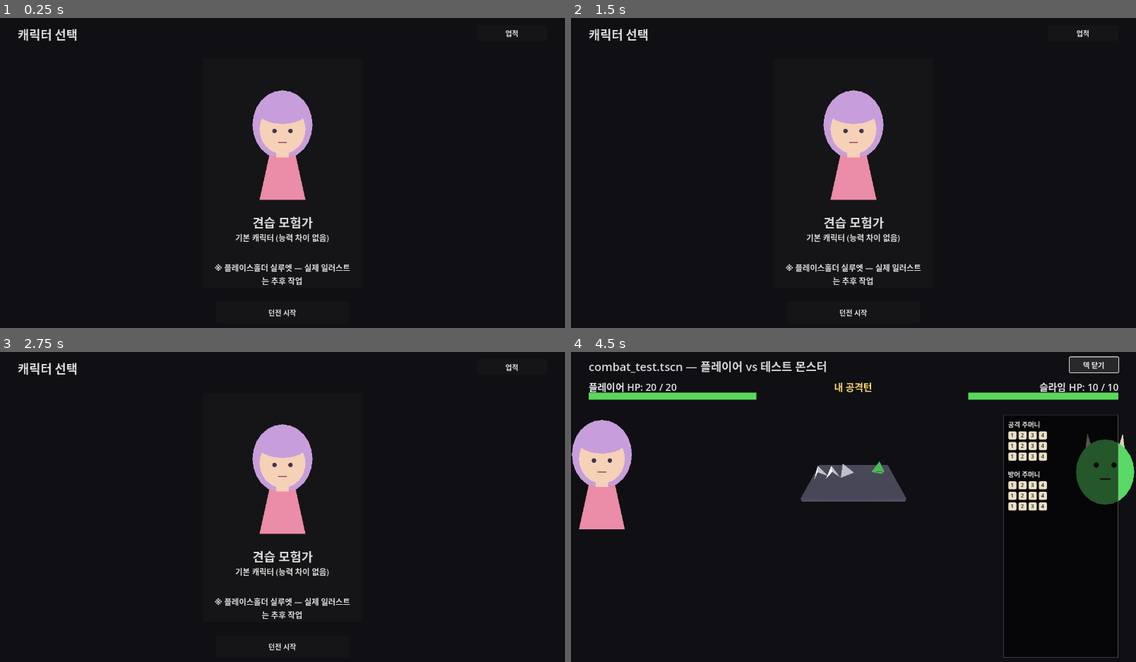
Above: before the commit, frames 1-4 (two rows, left to right).
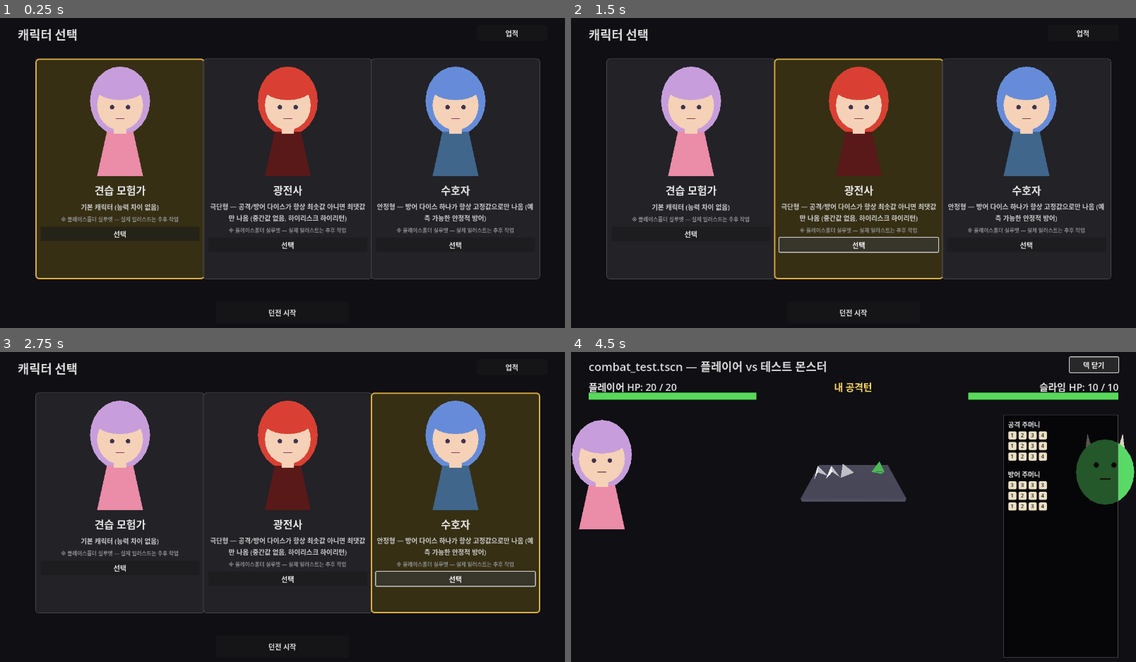
Above: after the commit, the same moments.

Repository: YGseok/ProjectD
Game: Godot game, scene res://code/scenes/character_select.tscn
The game is run twice, just before and just after one commit, with the same random seed, the same clock (stepped at 60 frames per second) and the same inputs.
Inputs (mouse positions are in pixels of both pictures, inside the frame that each line leads up to):
- Up to frame 1 (0.25 s): no input
- Up to frame 2 (1.5 s): click (689, 235) at 0.5 s, where only the run after the commit has a clickable "선택"; click (859, 244) at 1.25 s, where only the run after the commit has a clickable "선택"
- Up to frame 3 (2.75 s): click (457, 578) at 2 s, where only the run after the commit has a clickable "선택"
- Up to frame 4 (4.5 s): click "던전 시작" at 2.75 s; click "전투 방 입장 (1번째 방)" at 3.5 s; click "덱 보기" at 4.25 s

The runs differ from the first frame. In frame 1, 30% of the frame differs, in the area x 6-96%, y 12-87%; in frame 2, 29%; in frame 3, 30%; in frame 4, less than 0.1%.

Commit message:
feat: 플레이어블 캐릭터 3종 선택 도입 ([대형 기획 1] 첫 조각)
INBOX.md [대형 기획 1](캐릭터 4종 추가, 총 5종 중 선택)의 가장 작은 착수
조각으로 캐릭터 선택 화면을 카드 1개("확인")에서 여러 카드 중 하나를
고르는 UI로 확장. 몬스터 다이스 기믹(force_min_max_faces 등)과 같은
API를 재사용해 "광전사"(극단형)/"수호자"(안정형) 2종을 신규 등록하고
기존 "견습 모험가"와 합쳐 3종 중 선택 가능하게 함. RunState.reset_run()에
character_id 인자를 추가해 선택한 캐릭터의 시작 기믹이 새 런마다
재적용되도록 배선. 나머지 2종("폭발형" 등)은 더 큰 턴 로직 변경이
필요해 다음 조각으로 남김.

Co-Authored-By: Claude Sonnet 5 <noreply@anthropic.com>

Diff:
--- a/code/scenes/character_portrait_placeholder.gd
+++ b/code/scenes/character_portrait_placeholder.gd
@@ -8,15 +8,26 @@
 ## INBOX.md 피드백("공방을 주고받을 때는 웃거나 찡그린다", "승리할 때는 즐거워한다",
 ## "패배할 때는 슬퍼하거나 분노한다")을 반영해 표정(expression)에 따라 눈썹/입 모양이
 ## 바뀐다. set_expression()을 호출하면 즉시 다시 그려진다.
+##
+## hair_color/dress_color를 @export로 뺀 것은 [대형 기획 1] 플레이어블 캐릭터 여러
+## 종(character_profiles.gd)을 같은 실루엣 그리기 코드로 색만 다르게 구분하기
+## 위함(2026-09-09 신규) — 실루엣 자체를 새로 그리는 대신 기존 "이쁘장한 여캐"
+## 실루엣의 색 팔레트만 캐릭터별로 바꿔 최소 구분을 준다.
 
 const SKIN_COLOR := Color(0.96, 0.82, 0.72)
-const HAIR_COLOR := Color(0.78, 0.62, 0.86)
-const DRESS_COLOR := Color(0.92, 0.55, 0.66)
 const EYE_COLOR := Color(0.25, 0.2, 0.3)
 const MOUTH_COLOR := Color(0.55, 0.25, 0.3)
 
 ## "neutral" / "happy" / "hurt" / "sad" / "angry"
 @export var expression: String = "neutral"
+@export var hair_color := Color(0.78, 0.62, 0.86)
+@export var dress_color := Color(0.92, 0.55, 0.66)
+
+
+func set_palette(new_hair_color: Color, new_dress_color: Color) -> void:
+	hair_color = new_hair_color
+	dress_color = new_dress_color
+	queue_redraw()
 
 
 func set_expression(new_expression: String) -> void:
@@ -26,17 +37,17 @@
 
 func _draw() -> void:
 	# 머리카락 뒷부분 (얼굴보다 넓은 타원형 블롭)
-	draw_colored_polygon(_ellipse_points(Vector2(0, -30), 68, 78), HAIR_COLOR)
+	draw_colored_polygon(_ellipse_points(Vector2(0, -30), 68, 78), hair_color)
 	# 얼굴 (원)
 	draw_colored_polygon(_ellipse_points(Vector2(0, -20), 52, 56), SKIN_COLOR)
 	# 앞머리 (얼굴 위쪽을 가리는 작은 타원)
-	draw_colored_polygon(_ellipse_points(Vector2(0, -58), 54, 26), HAIR_COLOR)
+	draw_colored_polygon(_ellipse_points(Vector2(0, -58), 54, 26), hair_color)
 	_draw_face(Vector2(-18, -16), Vector2(18, -16), Vector2(0, 6))
 	# 몸통 / 원피스 (사다리꼴)
 	var dress := PackedVector2Array([
 		Vector2(-30, 40), Vector2(30, 40), Vector2(52, 140), Vector2(-52, 140),
 	])
-	draw_colored_polygon(dress, DRESS_COLOR)
+	draw_colored_polygon(dress, dress_color)
 	# 목/어깨 연결부 (피부색 작은 사각형)
 	draw_colored_polygon(PackedVector2Array([
 		Vector2(-14, 30), Vector2(14, 30), Vector2(14, 44), Vector2(-14, 44),
--- a/code/scenes/character_select.gd
+++ b/code/scenes/character_select.gd
@@ -1,31 +1,146 @@
 extends Node2D
-## 캐릭터 선택 화면 (1차 버전).
+## 캐릭터 선택 화면.
 ##
 ## INBOX.md 피드백("던전에 입장하면, 플레이어블 캐릭터를 선택해야한다. 슬더스와
 ## 유사" + "일단은 능력 없는 기본 캐릭터. 이쁘장한 여캐 하나 디자인한다")을 반영한
-## 최소 구현. 실제 일러스트 에셋은 없어서(아트 파이프라인 필요, 사람 확인 대기 —
-## docs/STATUS.md 다음 할 일 큐 참고) 도형으로 조립한 플레이스홀더 실루엣을 대신
-## 보여준다. 능력 차별화가 없는 캐릭터 1종뿐이라 선택지는 하나지만, 나중에 캐릭터가
-## 늘어날 것을 감안해 "카드 하나 + 시작 버튼" 구조로 만들어 둠.
+## 최소 구현에서 시작해, [대형 기획 1]("플레이어블 캐릭터 4종 추가, 총 5종 중 선택
+## 입장", 2026-09-09)의 첫 조각으로 카드 1개("확인")에서 여러 카드 중 하나를 고르는
+## 형태로 확장했다. 실제 캐릭터 정의는 code/systems/character_profiles.gd
+## (CharacterProfiles.PROFILES)에 있고, 이 씬은 그 목록을 카드로 그리고 클릭한
+## 카드를 금테로 강조하는 역할만 한다(achievement_panel.gd의 카드 스타일 패턴을
+## 재사용). 실제 일러스트 에셋은 없어서(아트 파이프라인 필요, 사람 확인 대기) 도형으로
+## 조립한 플레이스홀더 실루엣(character_portrait_placeholder.gd)을 캐릭터별로 색만
+## 바꿔서 보여준다.
 ##
-## 흐름: 이 화면이 project.godot의 main_scene이 됨 -> "던전 시작" 버튼 ->
-## RunState.reset_run()으로 새 런 시작 -> dungeon_map.tscn.
+## 흐름: 이 화면이 project.godot의 main_scene이 됨 -> 카드 클릭으로 캐릭터 선택
+## (기본값: 첫 번째 프로필) -> "던전 시작" 버튼 -> RunState.reset_run(선택한 id)로
+## 새 런 시작 -> dungeon_map.tscn.
 
+const CARD_WIDTH := 360.0
+const CARD_HEIGHT := 500.0
+const CARD_GAP := 20.0
+
+@onready var cards_container: Control = $CardsContainer
 @onready var start_button: Button = $StartButton
 @onready var achievement_button: Button = $AchievementButton
 @onready var achievement_panel: AchievementPanel = $AchievementPanel
+
+var _selected_id: String = CharacterProfiles.PROFILES[0]["id"]
+var _card_panels: Dictionary = {} # id -> PanelContainer (선택 강조 갱신용)
 
 
 func _ready() -> void:
 	start_button.pressed.connect(_on_start_pressed)
 	achievement_button.pressed.connect(_on_achievement_pressed)
+	_build_cards()
+
+
+func _build_cards() -> void:
+	for c in cards_container.get_children():
+		c.queue_free()
+	_card_panels.clear()
+
+	var count := CharacterProfiles.PROFILES.size()
+	var total_width := count * CARD_WIDTH + (count - 1) * CARD_GAP
+	var start_x := (1280.0 - total_width) / 2.0
+
+	for i in count:
+		var profile: Dictionary = CharacterProfiles.PROFILES[i]
+		var card := _make_card(profile)
+		card.position = Vector2(start_x + i * (CARD_WIDTH + CARD_GAP), 0)
+		cards_container.add_child(card)
+		_card_panels[profile["id"]] = card
+
+	_refresh_selection_highlight()
+
+
+func _make_card(profile: Dictionary) -> PanelContainer:
+	var panel := PanelContainer.new()
+	panel.custom_minimum_size = Vector2(CARD_WIDTH, CARD_HEIGHT)
+	panel.mouse_filter = Control.MOUSE_FILTER_STOP
+
+	var vbox := VBoxContainer.new()
+	vbox.add_theme_constant_override("separation", 8)
+	vbox.set_anchors_preset(Control.PRESET_FULL_RECT)
+	panel.add_child(vbox)
+
+	var portrait_holder := Control.new()
+	portrait_holder.custom_minimum_size = Vector2(CARD_WIDTH, 260)
+	var portrait := CharacterPortraitPlaceholder.new()
+	# 실루엣 그리기 범위(대략 position 기준 y -108 ~ +140, character_portrait_placeholder.gd
+	# _draw() 참고)가 holder 높이(260) 안에 들어오도록 y를 114로 둠 — VBoxContainer는
+	# Node2D의 실제 그려지는 범위를 모르고 holder의 custom_minimum_size만 공간으로
+	# 예약하므로, 여기서 안 맞추면 아래 이름 라벨과 겹친다.
+	portrait.position = Vector2(CARD_WIDTH / 2.0, 114)
+	portrait.set_palette(profile["hair_color"], profile["dress_color"])
+	portrait_holder.add_child(portrait)
+	vbox.add_child(portrait_holder)
+
+	var name_label := Label.new()
+	name_label.text = profile["name"]
+	name_label.horizontal_alignment = HORIZONTAL_ALIGNMENT_CENTER
+	name_label.add_theme_font_size_override("font_size", 24)
+	name_label.add_theme_color_override("font_color", Color(0.9, 0.9, 0.9))
+	vbox.add_child(name_label)
+
+	var desc_label := Label.new()
+	desc_label.text = profile["desc"]
+	desc_label.horizontal_alignment = HORIZONTAL_ALIGNMENT_CENTER
+	desc_label.autowrap_mode = TextServer.AUTOWRAP_WORD
+	desc_label.custom_minimum_size = Vector2(CARD_WIDTH - 40, 0)
+	desc_label.add_theme_font_size_override("font_size", 15)
+	desc_label.add_theme_color_override("font_color", Color(0.8, 0.8, 0.8))
+	vbox.add_child(desc_label)
+
+	var note_label := Label.new()
+	note_label.text = "※ 플레이스홀더 실루엣 — 실제 일러스트는 추후 작업"
+	note_label.horizontal_alignment = HORIZONTAL_ALIGNMENT_CENTER
+	note_label.autowrap_mode = TextServer.AUTOWRAP_WORD
+	note_label.custom_minimum_size = Vector2(CARD_WIDTH - 40, 0)
+	note_label.add_theme_font_size_override("font_size", 12)
+	note_label.add_theme_color_override("font_color", Color(0.55, 0.55, 0.55))
+	vbox.add_child(note_label)
+
+	var select_button := Button.new()
+	select_button.text = "선택"
+	select_button.pressed.connect(_on_card_selected.bind(profile["id"]))
+	vbox.add_child(select_button)
+
+	return panel
+
+
+func _on_card_selected(id: String) -> void:
+	_selected_id = id
+	_refresh_selection_highlight()
+
+
+## 선택된 카드는 금테(업적 패널의 "해금" 카드와 같은 색 언어), 나머지는 회색 테두리로
+## 표시해 "지금 무엇이 골라져 있는지"를 한눈에 알 수 있게 한다.
+func _refresh_selection_highlight() -> void:
+	for id in _card_panels:
+		var panel: PanelContainer = _card_panels[id]
+		var style := StyleBoxFlat.new()
+		style.bg_color = Color(0.14, 0.14, 0.16, 0.9)
+		style.set_corner_radius_all(8)
+		style.content_margin_left = 12
+		style.content_margin_right = 12
+		style.content_margin_top = 12
+		style.content_margin_bottom = 12
+		if id == _selected_id:
+			style.bg_color = Color(0.22, 0.19, 0.08, 0.95)
+			style.border_color = Color(0.85, 0.68, 0.25)
+			style.set_border_width_all(3)
+		else:
+			style.border_color = Color(0.35, 0.35, 0.35)
+			style.set_border_width_all(1)
+		panel.add_theme_stylebox_override("panel", style)
 
 
 func _on_start_pressed() -> void:
 	# INBOX.md [대형 기획 3] 업적 #25 "첫 런 시작" — 던전 시작 버튼을 누른 시점이
 	# 가장 확실한 트리거 지점(캐릭터가 몇 종으로 늘어나도 항상 이 버튼을 거쳐감).
 	AchievementManager.unlock("first_run_start")
-	RunState.reset_run()
+	RunState.reset_run(_selected_id)
 	get_tree().change_scene_to_file("res://code/scenes/dungeon_map.tscn")
 
 
@@ -41,6 +156,36 @@
 	_on_start_pressed()
 
 
+## QA 전용: 카드 클릭을 흉내내 "광전사" 카드를 고른 상태를 스크린샷으로 검증하기
+## 위함. scripts/qa_shot.sh의 GAME_QA_CALL은 인자 없이 메서드를 호출하므로
+## (code/qa/visual_qa.gd 참고), 인자가 있는 메서드를 직접 넘기면 GDScript 오류로
+## 창이 멈춰버릴 수 있어(2026-09-09 실제로 겪음 — 아래 STATUS.md 알려진 이슈 참고)
+## 캐릭터별로 인자 없는 래퍼를 따로 둔다.
+func _debug_select_berserker() -> void:
+	_on_card_selected("berserker")
+
+
+## QA 전용: "수호자" 카드를 고른 상태 검증용 (_debug_select_berserker와 같은 이유).
+func _debug_select_guardian() -> void:
+	_on_card_selected("guardian")
+
+
+## QA 전용: "광전사"를 고른 채로 실제 던전 시작까지 이어지는 전체 경로를 한 번에
+## 검증하기 위한 래퍼(선택 -> 시작 -> dungeon_map 전환까지, 실제 플레이와 동일 경로).
+## 던전 맵의 "공격/방어 주머니" 패널에 1/4만 보이는지(force_min_max_faces 효과)로
+## 캐릭터 기믹이 실제로 새 런에 반영됐는지 화면에서 확인할 수 있다.
+func _debug_start_run_as_berserker() -> void:
+	_on_card_selected("berserker")
+	_on_start_pressed()
+
+
+## QA 전용: "수호자"로 던전 시작까지 이어지는 전체 경로 검증(_debug_start_run_as_berserker와
+## 같은 이유). 방어 주머니 다이스 하나만 고정값(3)이고 나머지는 그대로인지 화면에서 확인.
+func _debug_start_run_as_guardian() -> void:
+	_on_card_selected("guardian")
+	_on_start_pressed()
+
+
 ## QA 전용: 이전 QA 실행에서 남은 해금 상태가 섞이지 않도록 초기화한 뒤, 업적 하나를
 ## 미리 해금해 "잠김/해금" 두 상태가 동시에 보이는 화면을 스크린샷으로 검증한다.
 func _debug_show_achievements() -> void:
--- a/code/scenes/character_select.tscn
+++ b/code/scenes/character_select.tscn
@@ -1,15 +1,10 @@
-[gd_scene load_steps=6 format=3 uid="uid://qa_character_select"]
+[gd_scene load_steps=4 format=3 uid="uid://qa_character_select"]
 
 [ext_resource type="Script" path="res://code/scenes/character_select.gd" id="1_script"]
-[ext_resource type="Script" path="res://code/scenes/character_portrait_placeholder.gd" id="2_portrait"]
 [ext_resource type="Script" path="res://code/scenes/achievement_panel.gd" id="3_achievements"]
 
 [sub_resource type="LabelSettings" id="LabelSettings_title"]
 font_size = 28
-font_color = Color(0.85, 0.85, 0.85, 1)
-
-[sub_resource type="LabelSettings" id="LabelSettings_body"]
-font_size = 18
 font_color = Color(0.85, 0.85, 0.85, 1)
 
 [node name="CharacterSelect" type="Node2D"]
@@ -28,44 +23,11 @@
 text = "캐릭터 선택"
 label_settings = SubResource("LabelSettings_title")
 
-[node name="CardPanel" type="Panel" parent="."]
-offset_left = 460.0
+[node name="CardsContainer" type="Control" parent="."]
+offset_left = 0.0
 offset_top = 100.0
-offset_right = 820.0
+offset_right = 1280.0
 offset_bottom = 620.0
-
-[node name="Portrait" type="Node2D" parent="CardPanel"]
-position = Vector2(180, 180)
-script = ExtResource("2_portrait")
-
-[node name="NameLabel" type="Label" parent="CardPanel"]
-offset_left = 20.0
-offset_top = 350.0
-offset_right = 340.0
-offset_bottom = 384.0
-text = "견습 모험가"
-horizontal_alignment = 1
-label_settings = SubResource("LabelSettings_title")
-
-[node name="DescLabel" type="Label" parent="CardPanel"]
-offset_left = 20.0
-offset_top = 392.0
-offset_right = 340.0
-offset_bottom = 450.0
-text = "기본 캐릭터 (능력 차이 없음)"
-horizontal_alignment = 1
-autowrap_mode = 2
-label_settings = SubResource("LabelSettings_body")
-
-[node name="PlaceholderNoteLabel" type="Label" parent="CardPanel"]
-offset_left = 20.0
-offset_top = 460.0
-offset_right = 340.0
-offset_bottom = 500.0
-text = "※ 플레이스홀더 실루엣 — 실제 일러스트는 추후 작업"
-horizontal_alignment = 1
-autowrap_mode = 2
-label_settings = SubResource("LabelSettings_body")
 
 [node name="StartButton" type="Button" parent="."]
 offset_left = 490.0
--- a/code/scenes/dice_test.gd
+++ b/code/scenes/dice_test.gd
@@ -123,6 +123,10 @@
 	lines.append("")
 	lines.append("[업적 시스템 검증: achievement_manager.gd AchievementManager / combat_test.gd _bag_has_d20]")
 	all_pass = _check_achievement_manager(lines) and all_pass
+
+	lines.append("")
+	lines.append("[플레이어블 캐릭터 검증: character_profiles.gd CharacterProfiles / run_state.gd RunState._apply_character_gimmick]")
+	all_pass = _check_character_profiles(lines) and all_pass
 
 	lines.append("")
 	lines.append("결과: %s" % ("PASS" if all_pass else "FAIL"))
@@ -1413,3 +1417,86 @@
 	panel.free()
 	RunState.die_inventory = die_backup
 	return ok
+
+
+## [대형 기획 1] 플레이어블 캐릭터 검증. character_profiles.gd의 CharacterProfiles와,
+## run_state.gd RunState.reset_run()이 새 주머니에 캐릭터별 시작 기믹을 실제로
+## 적용하는지 확인한다. RunState는 Autoload라 이 테스트가 상태를 바꾸고 나면 반드시
+## "novice"(기본값)로 되돌려 다른 테스트/QA에 영향을 주지 않게 한다.
+func _check_character_profiles(lines: PackedStringArray) -> bool:
+	var ok := true
+	var character_backup: String = RunState.character_id
+
+	# get_profile(): 정의된 id는 해당 기믹을, 빈 문자열/미정의 id는 PROFILES[0](기믹 없음)로
+	# 폴백해야 한다 — 캐릭터 선택 없이 reset_run()을 그냥 부르는 기존 호출부들이 항상
+	# 유효한 프로필을 얻기 위한 안전장치.
+	var berserker_ok: bool = CharacterProfiles.get_profile("berserker")["gimmick"] == "min_max_only"
+	ok = berserker_ok and ok
+	lines.append("  get_profile(berserker).gimmick=%s (기대 min_max_only) -> %s" % [
+		CharacterProfiles.get_profile("berserker")["gimmick"], "OK" if berserker_ok else "FAIL"
+	])
+	var guardian_ok: bool = CharacterProfiles.get_profile("guardian")["gimmick"] == "fixed_defense_die"
+	ok = guardian_ok and ok
+	lines.append("  get_profile(guardian).gimmick=%s (기대 fixed_defense_die) -> %s" % [
+		CharacterProfiles.get_profile("guardian")["gimmick"], "OK" if guardian_ok else "FAIL"
+	])
+	var fallback_empty_ok: bool = CharacterProfiles.get_profile("")["id"] == CharacterProfiles.PROFILES[0]["id"]
+	var fallback_unknown_ok: bool = CharacterProfiles.get_profile("no_such_id")["id"] == CharacterProfiles.PROFILES[0]["id"]
+	ok = fallback_empty_ok and fallback_unknown_ok and ok
+	lines.append("  get_profile('')/get_profile(no_such_id) 폴백=PROFILES[0] -> %s" % [
+		"OK" if (fallback_empty_ok and fallback_unknown_ok) else "FAIL"
+	])
+
+	# RunState.reset_run("berserker"): 공격/방어 다이스 둘 다 force_min_max_faces() 효과로
+	# 모든 면이 min(1) 또는 max(4)만이어야 한다(중간값 2/3 없음).
+	RunState.reset_run("berserker")
+	var id_ok: bool = RunState.character_id == "berserker"
+	var faces_no_middle_ok := true
+	for faces in RunState.player_attack_bag.dice:
+		for v in faces:
+			if v != 1 and v != 4:
+				faces_no_middle_ok = false
+	for faces in RunState.player_defense_bag.dice:
+		for v in faces:
+			if v != 1 and v != 4:
+				faces_no_middle_ok = false
+	ok = id_ok and faces_no_middle_ok and ok
+	lines.append("  reset_run(berserker): character_id=%s 공격/방어 면 전부 1/4만=%s -> %s" % [
+		RunState.character_id, faces_no_middle_ok, "OK" if (id_ok and faces_no_middle_ok) else "FAIL"
+	])
+
+	# RunState.reset_run("guardian"): 방어 다이스 0번째만 고정값(3)이고, 나머지(1,2번째)는
+	# 표준 D4([1,2,3,4])로 그대로 남아 있어야 한다("다이스 하나만" 고정 — 전체가 아님).
+	RunState.reset_run("guardian")
+	var guardian_id_ok: bool = RunState.character_id == "guardian"
+	var expected_value := CharacterProfiles.fixed_defense_die_value(4)
+	var die0_fixed_ok := true
+	for v in RunState.player_defense_bag.dice[0]:
+		if v != expected_value:
+			die0_fixed_ok = false
+	var other_dice_standard_ok: bool = (
+		RunState.player_defense_bag.dice[1] == PackedInt32Array([1, 2, 3, 4])
+		and RunState.player_defense_bag.dice[2] == PackedInt32Array([1, 2, 3, 4])
+	)
+	var attack_bag_unaffected_ok: bool = RunState.player_attack_bag.dice[0] == PackedInt32Array([1, 2, 3, 4])
+	ok = guardian_id_ok and die0_fixed_ok and other_dice_standard_ok and attack_bag_unaffected_ok and ok
+	lines.append("  reset_run(guardian): 방어다이스0=%s(기대 전부 %d) 방어다이스1/2=표준유지 공격다이스=영향없음 -> %s" % [
+		RunState.player_defense_bag.dice[0], expected_value,
+		"OK" if (guardian_id_ok and die0_fixed_ok and other_dice_standard_ok and attack_bag_unaffected_ok) else "FAIL"
+	])
+
+	# reset_run()을 인자 없이 부르면(패배 후 재시작 등 기존 호출부와 동일한 사용법)
+	# 직전에 고른 캐릭터(guardian)를 유지한 채 새 주머니에 기믹을 다시 적용해야 한다.
+	RunState.reset_run()
+	var keep_character_ok: bool = RunState.character_id == "guardian"
+	var reapplied_ok := true
+	for v in RunState.player_defense_bag.dice[0]:
+		if v != expected_value:
+			reapplied_ok = false
+	ok = keep_character_ok and reapplied_ok and ok
+	lines.append("  reset_run() 인자 없음: character_id 유지=%s 새 주머니에도 기믹 재적용=%s -> %s" % [
+		keep_character_ok, reapplied_ok, "OK" if (keep_character_ok and reapplied_ok) else "FAIL"
+	])
+
+	RunState.reset_run(character_backup)
+	return ok
--- /dev/null
+++ b/code/systems/character_profiles.gd
@@ -0,0 +1,69 @@
+class_name CharacterProfiles
+extends RefCounted
+## 플레이어블 캐릭터 정의 (INBOX.md [대형 기획 1] "플레이어블 캐릭터 4종 추가,
+## 총 5종 중 선택 입장"의 첫 착수 조각).
+##
+## 아이디어 출처는 몬스터 다이스 특이 기믹(dice_bag.gd의 force_min_max_faces/
+## force_fixed_value_for_die, combat_test.gd의 MONSTER_PROFILES와 같은 패턴) —
+## "각 캐릭터가 전투에 들어갈 때 자기 다이스 풀에 특이 기믹 하나를 갖고 시작한다"는
+## INBOX.md 방향을 그대로 따른다. 기믹은 RunState.reset_run()이 새 주머니를 만든
+## 직후 한 번만 적용되고(몬스터와 동일한 "정적 적용" 방식), 이후 다이스 개조 아이템으로
+## 주머니가 바뀌어도(add_die/replace_die 등) 재적용되지 않는다 — 시작 상태의 개성일
+## 뿐, 게임 내내 강제되는 제약은 아니다.
+##
+## 이번 조각은 5종 중 3종만 구현(기존 1 + 신규 2). INBOX.md가 예시로 든 세 성격
+## (극단형/안정형/폭발형) 중 "폭발형"(분노 스택 — 몬스터 "고블린"처럼 매 턴 상태를
+## 추적하고 턴 로직 자체를 바꿔야 함, combat_test.gd의 anger_stack 분기 참고)은
+## 전투 턴 로직까지 건드려야 하는 더 큰 작업이라 이번엔 제외 — 나머지 2종(폭발형 +
+## 또 다른 컨셉 1종)은 docs/STATUS.md 다음 할 일 큐에 남겨둠. 캐릭터 5종 각각의
+## 이름/컨셉/기믹 배정은 INBOX.md가 "AI가 제안해도 됨"이라고 허용한 것을 따름 —
+## 사람이 다른 이름/배정을 원하면 이 배열만 고치면 됨.
+##
+## "gimmick" 필드 값:
+##   ""              : 기믹 없음 (기존 "견습 모험가")
+##   "min_max_only"  : 공격+방어 다이스 전부 DiceBag.force_min_max_faces() 적용
+##                     (중간값 없음, 하이리스크/로우리스크 — 몬스터 "다크 나이트"와 같은 기믹)
+##   "fixed_defense_die": 방어 다이스 중 0번째 하나만 DiceBag.force_fixed_value_for_die()로
+##                     고정값(굴리지 않는 것과 동일 효과) — 예측 가능한 안정적 방어 한 조각
+const PROFILES := [
+	{
+		"id": "novice",
+		"name": "견습 모험가",
+		"desc": "기본 캐릭터 (능력 차이 없음)",
+		"gimmick": "",
+		"hair_color": Color(0.78, 0.62, 0.86),
+		"dress_color": Color(0.92, 0.55, 0.66),
+	},
+	{
+		"id": "berserker",
+		"name": "광전사",
+		"desc": "극단형 — 공격/방어 다이스가 항상 최솟값 아니면 최댓값만 나옴 (중간값 없음, 하이리스크 하이리턴)",
+		"gimmick": "min_max_only",
+		"hair_color": Color(0.85, 0.25, 0.2),
+		"dress_color": Color(0.35, 0.1, 0.1),
+	},
+	{
+		"id": "guardian",
+		"name": "수호자",
+		"desc": "안정형 — 방어 다이스 하나가 항상 고정값으로만 나옴 (예측 가능한 안정적 방어)",
+		"gimmick": "fixed_defense_die",
+		"hair_color": Color(0.4, 0.55, 0.85),
+		"dress_color": Color(0.25, 0.4, 0.55),
+	},
+]
+
+
+## id에 해당하는 프로필을 반환. 못 찾거나 빈 문자열이면 PROFILES[0](견습 모험가)로
+## 폴백한다 — 기존 RunState.reset_run() 호출부(캐릭터 선택 없이 그냥 재시작하는
+## 경로들)가 그대로 동작해야 하므로 항상 유효한 Dictionary를 반환해야 한다.
+static func get_profile(id: String) -> Dictionary:
+	for p in PROFILES:
+		if p["id"] == id:
+			return p
+	return PROFILES[0]
+
+
+## 방어 다이스 고정값 계산: 몬스터 "오크"(fixed_value)와 같은 공식(면 개수 평균 반올림)을
+## 재사용해 D4 기준 3(=ceil(5/2))이 되도록 한다 — 새 밸런스 상수를 따로 만들지 않음.
+static func fixed_defense_die_value(sides: int) -> int:
+	return ceili((sides + 1) / 2.0)
--- a/code/systems/dice_bag.gd
+++ b/code/systems/dice_bag.gd
@@ -105,6 +105,16 @@
 			dice[d][i] = value
 
 
+## force_fixed_value()와 같은 접근이지만 주머니 전체가 아니라 die_index번째 다이스
+## 하나만 고정값으로 만든다. [대형 기획 1] 플레이어블 캐릭터 "수호자"(안정형 —
+## "다이스 하나가 항상 고정값") 기믹에서 씀. 몬스터의 "오크"(fixed_value)는 주머니
+## 전체가 고정값이지만, 캐릭터 기믹은 INBOX.md 예시 문구가 명시적으로 "다이스 하나"라고
+## 해서 나머지 다이스는 그대로 굴러가는 구분을 둔다.
+func force_fixed_value_for_die(die_index: int, value: int) -> void:
+	for i in dice[die_index].size():
+		dice[die_index][i] = value
+
+
 ## 몬스터 특이 다이스 특징(INBOX.md 2026-09-09 예시: "주사위 값 x가 나올 때마다 분노
 ## 스택이 쌓인다")에서 쓰는 헬퍼. "x"를 "그 다이스의 최댓값 면"으로 해석해, 이번 굴림
 ## (roll_detailed()가 반환한 것과 같은 순서/길이의 values)에서 몇 개의 다이스가 자신의
--- a/code/systems/run_state.gd
+++ b/code/systems/run_state.gd
@@ -35,12 +35,20 @@
 ##
 ## shop_visits: 업적 "단골 손님"(shop_regular, docs/STATUS.md 큐 13이 예로 든 "상점
 ## 이용 횟수" 카운터)을 위해 추가. shop.gd가 상점을 나갈 때마다 1 증가시킨다.
+##
+## character_id: INBOX.md [대형 기획 1] "플레이어블 캐릭터 4종 추가"를 위해 신규 추가.
+## character_select.gd에서 고른 character_profiles.gd의 프로필 id를 저장해두고,
+## reset_run()이 새 주머니를 만들 때마다 해당 프로필의 시작 다이스 기믹을 다시
+## 적용한다(패배 후 combat_test.gd/dungeon_map.gd가 인자 없이 reset_run()을 부르는
+## 기존 호출부들도 "직전에 고른 캐릭터 유지"가 되도록, 인자를 안 주면 character_id를
+## 그대로 둔다 — 새 캐릭터 선택 화면을 다시 거치지 않는 한 캐릭터가 바뀌지 않음).
 
 const TOTAL_ROOMS := 5
 
 var rooms_cleared := 0
 var gold := 0
 var shop_visits := 0
+var character_id: String = CharacterProfiles.PROFILES[0]["id"]
 var player_attack_bag: DiceBag
 var player_defense_bag: DiceBag
 var pip_inventory: Array[int] = []
@@ -51,7 +59,12 @@
 	reset_run()
 
 
-func reset_run() -> void:
+## new_character_id를 비워두면(기본값) 기존 character_id를 그대로 유지한다 —
+## "캐릭터 선택 화면을 거치지 않고 다시 시작하는" 기존 호출부(패배 후 재시작, 런 클리어
+## 후 재시작)가 방금 고른 캐릭터를 잃지 않게 하기 위함.
+func reset_run(new_character_id: String = "") -> void:
+	if new_character_id != "":
+		character_id = new_character_id
 	rooms_cleared = 0
 	gold = 0
 	shop_visits = 0
@@ -59,6 +72,21 @@
 	player_defense_bag = DiceBag.new(4, 3)
 	pip_inventory = []
 	die_inventory = []
+	_apply_character_gimmick()
+
+
+## character_id에 해당하는 프로필의 시작 다이스 기믹을 새로 만든 주머니에 한 번만
+## 적용한다(몬스터 기믹과 같은 "정적 적용" 방식 — combat_test.gd _ready() 참고).
+func _apply_character_gimmick() -> void:
+	var profile := CharacterProfiles.get_profile(character_id)
+	match profile.get("gimmick", ""):
+		"min_max_only":
+			player_attack_bag.force_min_max_faces()
+			player_defense_bag.force_min_max_faces()
+		"fixed_defense_die":
+			player_defense_bag.force_fixed_value_for_die(0, CharacterProfiles.fixed_defense_die_value(4))
+		_:
+			pass
 
 
 func is_run_complete() -> bool:
Not shown, added: code/systems/character_profiles.gd.uid
Not shown, changed: docs/STATUS.md
Not shown, changed: docs/STATUS_ARCHIVE.md
Not shown, changed: docs/feedback/INBOX.md
